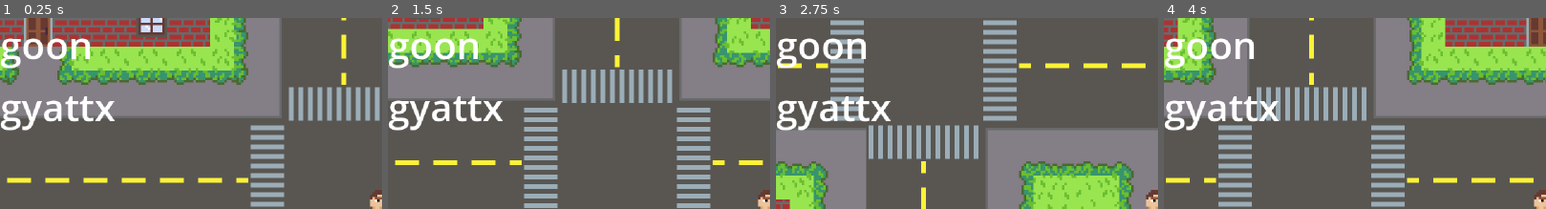
Above: before the commit, frames 1-4 (left to right).
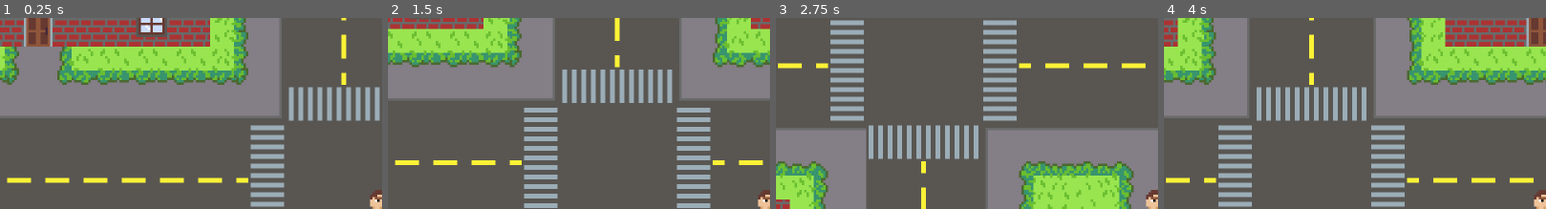
Above: after the commit, the same moments.

Repository: mitfreeman/Game
Game: Godot game, scene res://Scenes/levels/level_hub.tscn
Two runs of this game, one before a commit and one after it. Both use one fixed random seed, a clock stepped at 60 frames per second and the inputs below.
Inputs:
- Up to frame 1 (0.25 s): no input
- Up to frame 2 (1.5 s): tap Enter at 0.5 s; hold D (right) 0.53-1.28 s; tap F (attack) at 0.6, 1.35 s; hold S (down) from 1.28 s (still down)
- Up to frame 3 (2.75 s): release S (down) at 2.03 s; hold D (right) from 2.03 s (still down); tap F (attack) at 2.1 s
- Up to frame 4 (4 s): release D (right) at 2.78 s; hold W (up) 2.78-3.53 s; tap F (attack) at 2.85, 3.6 s; hold A (left) from 3.53 s (still down)
The pictures show only the part of the screen within x 0-50%, y 0-50%; the shares and areas given below are measured in that part.

The runs differ from the first frame. In frame 1, 3.5% of the frame differs, in the area x 0-30%, y 10-59%; in frame 2, 3.5%; in frame 3, 3.5%; in frame 4, 3.5%.

Commit message:
made basic menu setup. havent added functionality of buttons

Diff:
--- a/Scenes/ui.gd
+++ b/Scenes/ui.gd
@@ -1,9 +1,51 @@
 extends Node
+
+signal menu_opened
 
 var menu_visibility  := false
 
+var current_menu_option := 0
+var current_menu := 0
+var max_menu_option : int
+
+@onready var initial_container = $MarginContainer
+
+
+#handle menu function
+#show menu function
+
 func _process(delta: float) -> void:
+	handle_menu()
+
+
+func handle_menu():
 	if Input.is_action_just_pressed("menu"):
 
+		if menu_visibility == false:
+			current_menu_option = 0
+			current_menu = 0
+
 		menu_visibility = not menu_visibility
-		$CanvasLayer.visible = menu_visibility
+		self.visible = menu_visibility
+
+	if menu_visibility:
+
+		var current_menu_node = initial_container.get_child(current_menu)
+		max_menu_option = current_menu_node.get_child_count()
+
+		if Input.is_action_just_pressed("down") and current_menu_option < max_menu_option - 1:
+			current_menu_option += 1
+		if Input.is_action_just_pressed("up") and current_menu_option > 0:
+			current_menu_option -= 1
+
+
+
+
+
+
+		for menu_options in range(max_menu_option):
+			var current_menu_option_node = current_menu_node.get_child(menu_options)
+			if menu_options == current_menu_option:
+				current_menu_option_node.text = "munt"
+			else:
+				current_menu_option_node.text = "goon"
--- a/Scenes/ui.tscn
+++ b/Scenes/ui.tscn
@@ -2,22 +2,30 @@
 
 [ext_resource type="Script" uid="uid://txvsr6o1kr0p" path="res://Scenes/ui.gd" id="1_jxero"]
 
-[node name="ui" type="Node"]
+[node name="ui" type="CanvasLayer"]
+visible = false
 script = ExtResource("1_jxero")
 
-[node name="CanvasLayer" type="CanvasLayer" parent="."]
+[node name="MarginContainer" type="MarginContainer" parent="."]
+anchors_preset = 1
+anchor_left = 1.0
+anchor_right = 1.0
+offset_left = -40.0
+offset_bottom = 40.0
+grow_horizontal = 0
+theme_override_constants/margin_top = 16
+theme_override_constants/margin_right = 16
 
-[node name="MarginContainer" type="MarginContainer" parent="CanvasLayer"]
-offset_right = 40.0
-offset_bottom = 40.0
-
-[node name="VBoxContainer" type="VBoxContainer" parent="CanvasLayer/MarginContainer"]
+[node name="VBoxContainer" type="VBoxContainer" parent="MarginContainer"]
 layout_mode = 2
 
-[node name="Label" type="Label" parent="CanvasLayer/MarginContainer/VBoxContainer"]
+[node name="Label" type="Label" parent="MarginContainer/VBoxContainer"]
 layout_mode = 2
 text = "goon"
 
-[node name="Label2" type="Label" parent="CanvasLayer/MarginContainer/VBoxContainer"]
+[node name="Label2" type="Label" parent="MarginContainer/VBoxContainer"]
 layout_mode = 2
-text = "gyattx"
+text = "goon"
+
+[node name="Label3" type="Label" parent="MarginContainer/VBoxContainer"]
+layout_mode = 2
